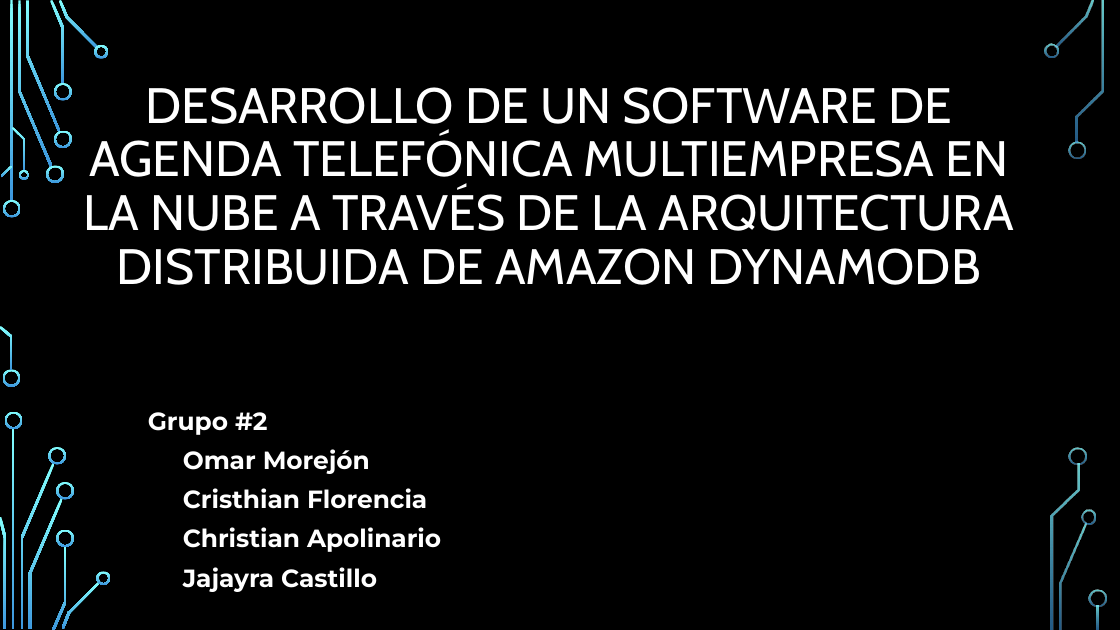
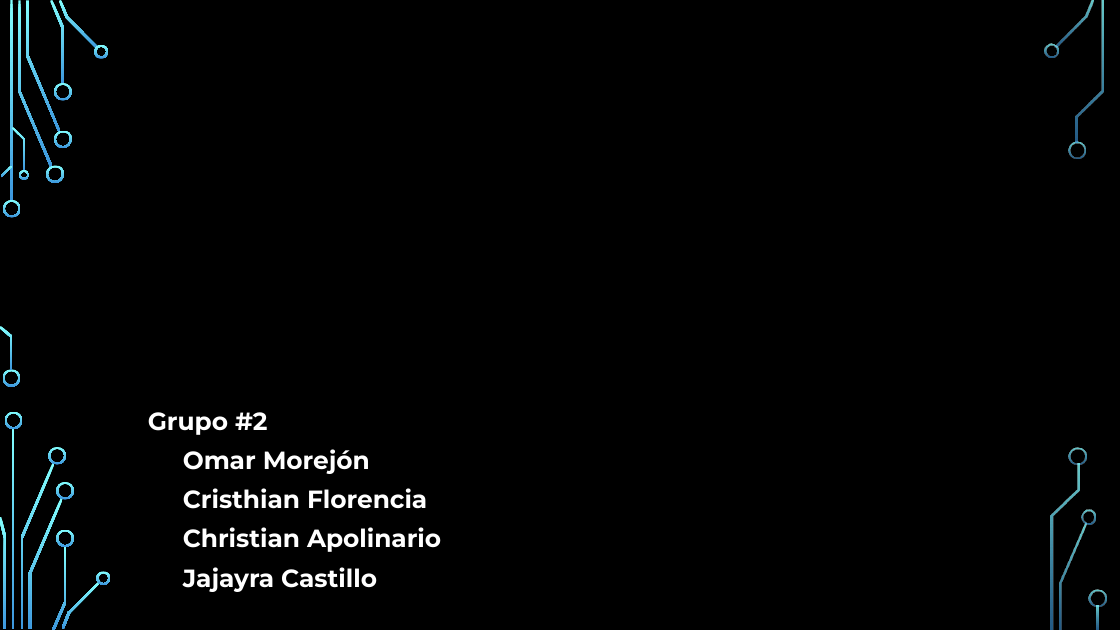
Before and after one commit to karin-romero/WT-Project, a slide deck: slide 1 of group3/Grupo 3 - Proyecto.pptx. Drawn at 1120x630 pixels with LibreOffice and Linux fonts; fonts in the diff are those of the drawing; background and template pictures are left out. Boxes give left, top, right and bottom in pixels: in the first picture for what was removed or moved away, otherwise in the second. Text is boxed around its words. In the diff, an @@ line names an element or a change of style, - is before the commit and + after.

```diff
--- a/group3/Grupo 3 - Proyecto.pptx
+++ b/group3/Grupo 3 - Proyecto.pptx
@@ title removed at (84, 87, 1014, 285) @@
-DESARROLLO DE UN SOFTWARE DE AGENDA TELEFÓNICA MULTIEMPRESA EN LA NUBE A TRAVÉS DE LA ARQUITECTURA DISTRIBUIDA DE AMAZON DYNAMODB
```
Also in this commit, not shown: 1 other slide changed.
